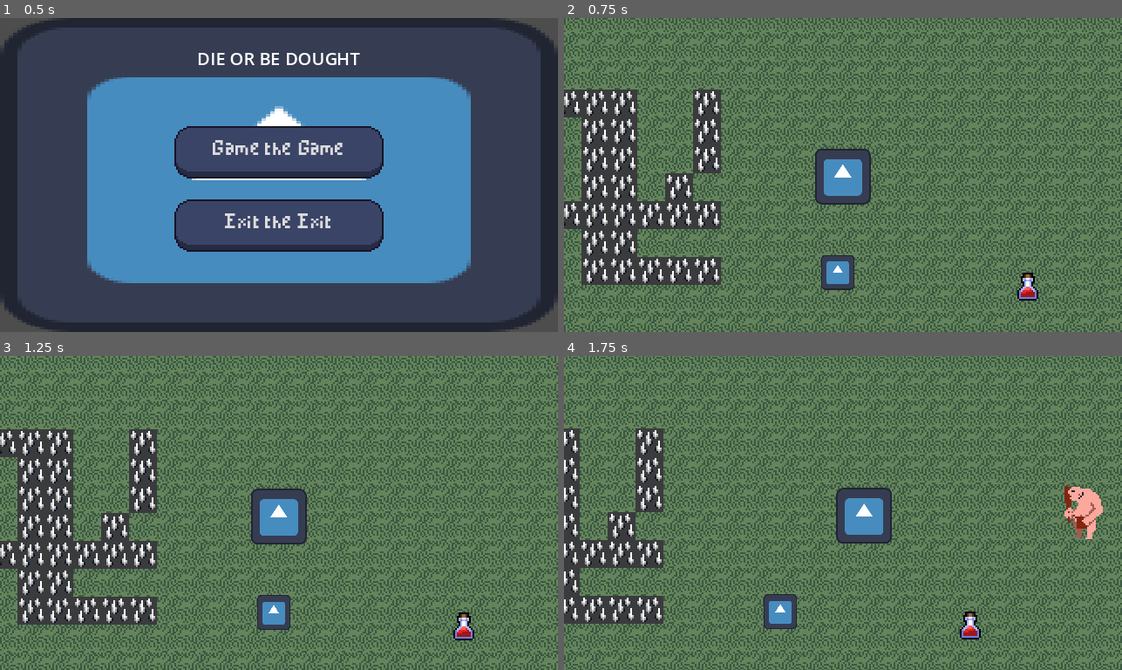
Above: before the commit, frames 1-4 (two rows, left to right).
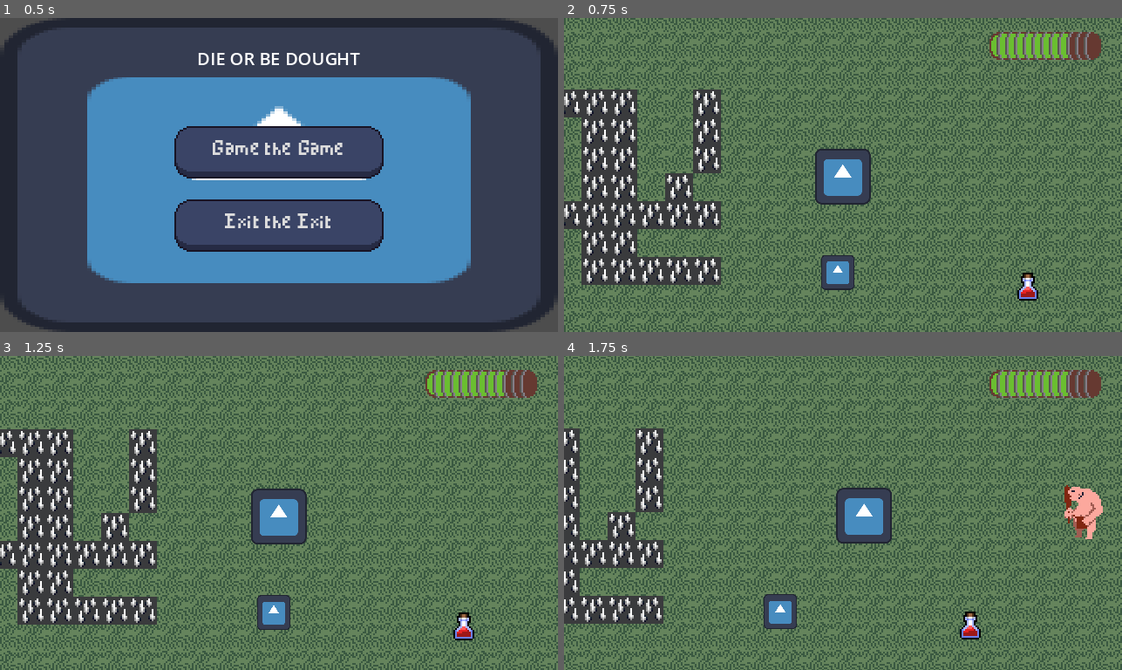
Above: after the commit, the same moments.

Repository: KxUgh/48h-game-jam-game
Game: Godot game, scene res://scenes/main_menu.tscn
Same seed, same stepped clock (60 frames per second), same inputs: the game is played once before the commit and once after it. The engine's default icon, where the game draws it, is replaced by a stand-in: a white triangle on a blue panel in a dark square.
Inputs (mouse positions are in pixels of both pictures, inside the frame that each line leads up to):
- Up to frame 1 (0.5 s): no input
- Up to frame 2 (0.75 s): click "Game the Game" at 0.5 s
- Up to frame 3 (1.25 s): no input
- Up to frame 4 (1.75 s): move the mouse to (965, 497) at 1.27 s; hold D (right) from 1.28 s (still down); click (965, 497) at 1.35 s

Frame 1 is identical in both runs. In frame 2, 1.7% of the frame differs, in the area x 76-97%, y 4-14%; in frame 3, 1.7%; in frame 4, 1.7%.

Commit message:
Add health bar

Diff:
--- /dev/null
+++ b/scenes/health_bar.tscn
@@ -0,0 +1,19 @@
+[gd_scene load_steps=5 format=3 uid="uid://b6k18m1n1bsu7"]
+
+[ext_resource type="Texture2D" uid="uid://b3h38gst4mn1s" path="res://assets/health_under.png" id="1_08s37"]
+[ext_resource type="Script" path="res://scripts/health_bar.gd" id="1_v5o7h"]
+[ext_resource type="Texture2D" uid="uid://l86b2kf0smes" path="res://assets/health_over.png" id="2_xf1b8"]
+[ext_resource type="Texture2D" uid="uid://cao3otsjo4kdb" path="res://assets/health_progress.png" id="3_vxj7f"]
+
+[node name="Health Bar" type="TextureProgressBar"]
+anchors_preset = 15
+anchor_right = 1.0
+anchor_bottom = 1.0
+offset_right = -256.0
+offset_bottom = -164.0
+grow_horizontal = 2
+grow_vertical = 2
+texture_under = ExtResource("1_08s37")
+texture_over = ExtResource("2_xf1b8")
+texture_progress = ExtResource("3_vxj7f")
+script = ExtResource("1_v5o7h")
--- a/scenes/main.tscn
+++ b/scenes/main.tscn
@@ -9,6 +9,7 @@
 [ext_resource type="Script" path="res://scripts/navigation_layer.gd" id="4_c6f0d"]
 [ext_resource type="PackedScene" uid="uid://bq7oyaqns0ca5" path="res://scenes/health_pickup.tscn" id="5_u1lpl"]
 [ext_resource type="PackedScene" uid="uid://dljdaakwoupl3" path="res://scenes/archer.tscn" id="9_iih70"]
+[ext_resource type="PackedScene" uid="uid://b6k18m1n1bsu7" path="res://scenes/health_bar.tscn" id="10_ksldo"]
 
 [sub_resource type="NavigationPolygon" id="NavigationPolygon_ulspu"]
 vertices = PackedVector2Array(8, 8, -8, 8, -8, -8, 8, -8)
@@ -2022,3 +2023,12 @@
 [node name="Archer" parent="." node_paths=PackedStringArray("target") instance=ExtResource("9_iih70")]
 position = Vector2(-109, 57)
 target = NodePath("../Player")
+
+[node name="CanvasLayer" type="CanvasLayer" parent="."]
+
+[node name="Health Bar" parent="CanvasLayer" node_paths=PackedStringArray("player") instance=ExtResource("10_ksldo")]
+offset_left = 244.0
+offset_top = 8.0
+offset_right = -12.0
+offset_bottom = -156.0
+player = NodePath("../../Player")
--- /dev/null
+++ b/scripts/health_bar.gd
@@ -0,0 +1,10 @@
+extends TextureProgressBar
+
+@export var player: Player
+
+func _ready() -> void:
+	player.health_changed.connect(update)
+	update()
+
+func update() -> void:
+	value = player.health * 100 / player.max_health
--- a/scripts/player.gd
+++ b/scripts/player.gd
@@ -1,5 +1,7 @@
 class_name Player
 extends Entity
+
+signal health_changed()
 
 @export var sword: Weapon
 @export var speed: float
@@ -25,10 +27,10 @@
 		return false
 	health -= damage
 	health = clampf(health,0,max_health)
-	print(health)
+	health_changed.emit()
 	return true
 
 func heal(amount: float) -> void:
 	health += amount
 	health = clampf(health,0,max_health)
-	print(health)
+	health_changed.emit()
Binary file added: assets/health_over.png
Not shown, added: assets/health_over.png.import
Binary file added: assets/health_progress.png
Not shown, added: assets/health_progress.png.import
Binary file added: assets/health_under.png
Not shown, added: assets/health_under.png.import
Not shown: 1 places in scenes/main.tscn that only renumber resources
